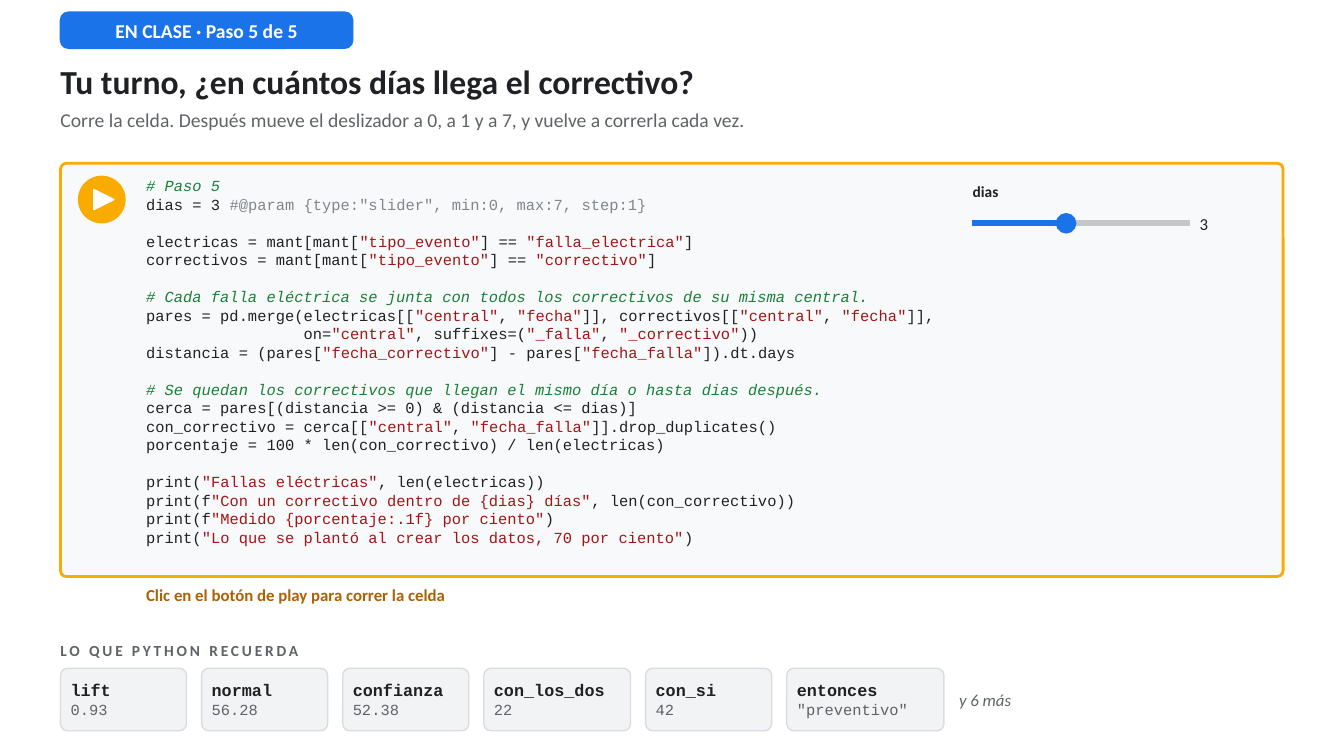
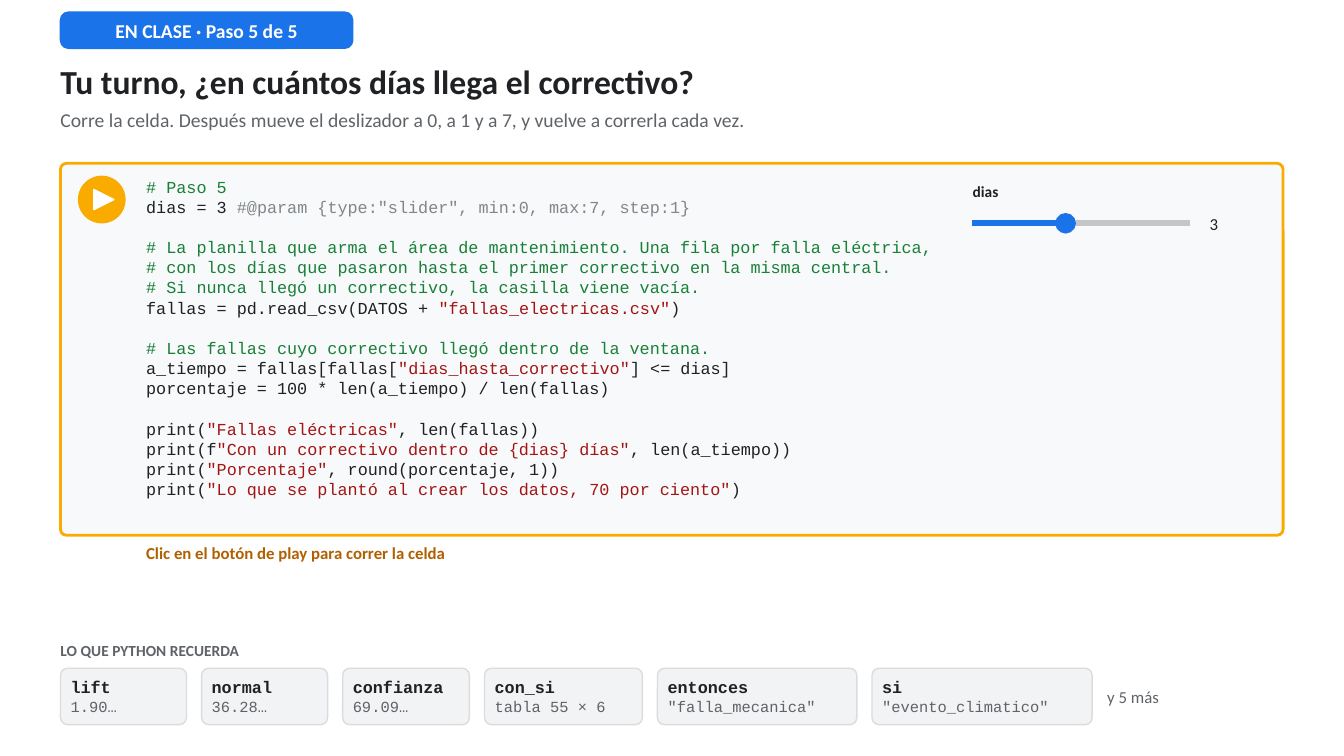
Before and after one commit to RodrigoMSB/curso-python-minergia, a slide deck: slide 32 of presentaciones/Simulador_Lab04_guiado.pptx (slide 27 before the commit). Drawn at 1344x756 pixels with LibreOffice and Linux fonts; fonts in the diff are those of the drawing. Boxes give left, top, right and bottom in pixels: in the first picture for what was removed or moved away, otherwise in the second. Text is boxed around its words. In the diff, an @@ line names an element or a change of style, - is before the commit and + after.

```diff
--- a/presentaciones/Simulador_Lab04_guiado.pptx
+++ b/presentaciones/Simulador_Lab04_guiado.pptx
@@ rounded rectangle: place and size @@
-rounded rectangle at [60,163,1284,577]
+rounded rectangle at [60,163,1284,535]
@@ text at [146,182,741,499]: size 11 to 12 pt in "# Paso 5", "dias = 3 #@param {type:"slider", min:0, max:7, ...", "print("Lo que se plantó al crear los ..."; italic off in "# Paso 5" @@
@@ text "3": place and size @@
-text "3" at [1200,219,1208,230]
+text "3" at [1210,219,1218,230]
@@ text at [146,241,932,479]: text changed; size 11 to 12 pt; text colour #202124 to #188038 @@
-electricas = mant[mant["tipo_evento"] == "falla_electrica"]
-correctivos = mant[mant["tipo_evento"] == "correctivo"]
-# Cada falla eléctrica se junta con todos los correctivos de su misma central.
-pares = pd.merge(electricas[["central", "fecha"]], correctivos[["central", "fecha"]],
-on="central", suffixes=("_falla", "_correctivo"))
-distancia = (pares["fecha_correctivo"] - pares["fecha_falla"]).dt.days
-# Se quedan los correctivos que llegan el mismo día o hasta dias después.
-cerca = pares[(distancia >= 0) & (distancia <= dias)]
-con_correctivo = cerca[["central", "fecha_falla"]].drop_duplicates()
-porcentaje = 100 * len(con_correctivo) / len(electricas)
-print("Fallas eléctricas", len(electricas))
-print(f"Con un correctivo dentro de {dias} días", len(con_correctivo))
-print(f"Medido {porcentaje:.1f} por ciento")
+# La planilla que arma el área de mantenimiento. Una fila por falla eléctrica,
+# con los días que pasaron hasta el primer correctivo en la misma central.
+# Si nunca llegó un correctivo, la casilla viene vacía.
+fallas = pd.read_csv(DATOS + "fallas_electricas.csv")
+# Las fallas cuyo correctivo llegó dentro de la ventana.
+a_tiempo = fallas[fallas["dias_hasta_correctivo"] <= dias]
+porcentaje = 100 * len(a_tiempo) / len(fallas)
+print("Fallas eléctricas", len(fallas))
+print(f"Con un correctivo dentro de {dias} días", len(a_tiempo))
+print("Porcentaje", round(porcentaje, 1))
@@ text "Clic en el botón de ...": place and size @@
-text "Clic en el botón de ..." at [146,589,445,604]
+text "Clic en el botón de ..." at [146,547,445,562]
@@ text "LO QUE PYTHON RECUERDA" at [60,646,239,658]: letter spacing 2 to 0 pt @@
@@ rounded rectangle: place and size @@
-rounded rectangle at [60,668,187,731]
+rounded rectangle at [60,668,187,725]
@@ rounded rectangle: place and size @@
-rounded rectangle at [202,668,328,731]
+rounded rectangle at [202,668,328,725]
@@ rounded rectangle: place and size @@
-rounded rectangle at [343,668,469,731]
+rounded rectangle at [343,668,470,725]
@@ rounded rectangle: place and size @@
-rounded rectangle at [484,668,631,731]
+rounded rectangle at [485,668,643,725]
@@ text removed at [494,684,605,715] @@
-con_los_dos
-22
@@ text "con_si": place and size @@
-text "con_si" at [656,684,716,715]
+text "con_si" at [495,681,605,712]
@@ rounded rectangle: place and size @@
-rounded rectangle at [646,668,772,731]
+rounded rectangle at [657,668,857,725]
@@ text "entonces": place and size @@
-text "entonces" at [797,685,908,718]
+text "entonces" at [668,682,816,714]
@@ proportions changed in 7 elements at [60,668,187,725], [202,668,328,725], [343,668,470,725], [485,668,643,725], [60,163,1284,535], [657,668,857,725], [872,668,1092,725] @@
@@ rounded rectangle: place and size @@
-rounded rectangle at [786,668,944,731]
+rounded rectangle at [872,668,1092,725]
@@ text added at [882,681,1049,714], 11 pt, text #5F6368 @@
+si
+"evento_climatico"
@@ text at [71,702,117,712]: text changed @@
-0.93
+1.90…
@@ text at [212,702,268,712]: text changed @@
-56.28
+36.28…
@@ text at [353,702,409,712]: text changed @@
-52.38
+69.09…
@@ text at [495,701,605,712]: text changed @@
-42
+tabla 55 × 6
@@ text at [668,701,816,714]: text changed @@
-"preventivo"
+"falla_mecanica"
@@ text at [1107,691,1159,706]: text changed; italic off @@
-y 6 más
+y 5 más
```
Also in this commit, not shown: 47 other slides changed, 24 slides added, 9 slides removed, 27 other files.
